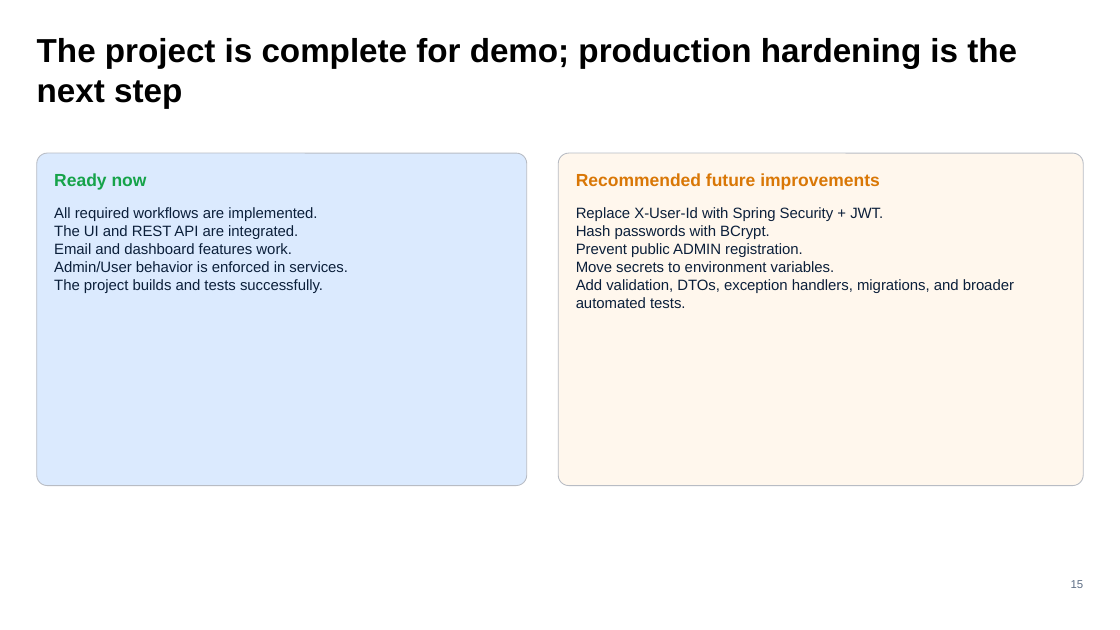
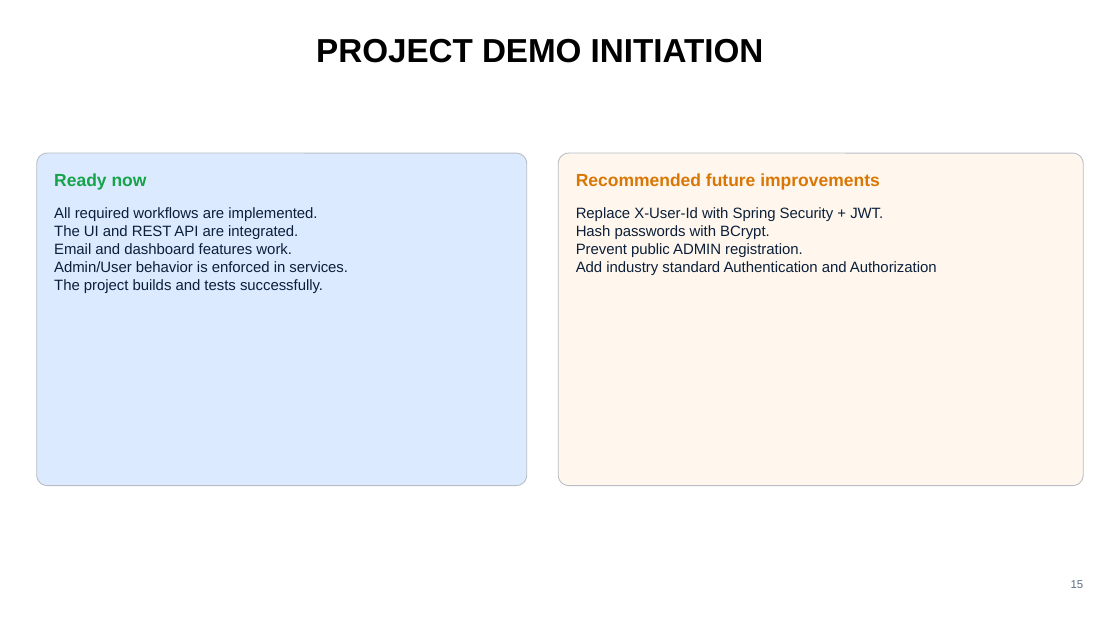
Before and after one commit to aayamneupane/MiniTaskManagement-System, a slide deck: slide 16 of documentation/Mini-Task-Management-System-Presentation.pptx (slide 15 before the commit). Drawn at 1120x630 pixels with LibreOffice and Linux fonts; fonts in the diff are those of the drawing. Boxes give left, top, right and bottom in pixels: in the first picture for what was removed or moved away, otherwise in the second. Text is boxed around its words. In the diff, an @@ line names an element or a change of style, - is before the commit and + after.

```diff
--- a/documentation/Mini-Task-Management-System-Presentation.pptx
+++ b/documentation/Mini-Task-Management-System-Presentation.pptx
@@ text at (316,38,764,63): text changed @@
-The project is complete for demo; production hardening is the next step
+PROJECT DEMO INITIATION
@@ text at (576,261,937,275): text changed @@
-Move secrets to environment variables.
-Add validation, DTOs, exception handlers, migrations, and broader automated tests.
+Add industry standard Authentication and Authorization
```
Also in this commit, not shown: 11 other slides changed, 1 slide added.
